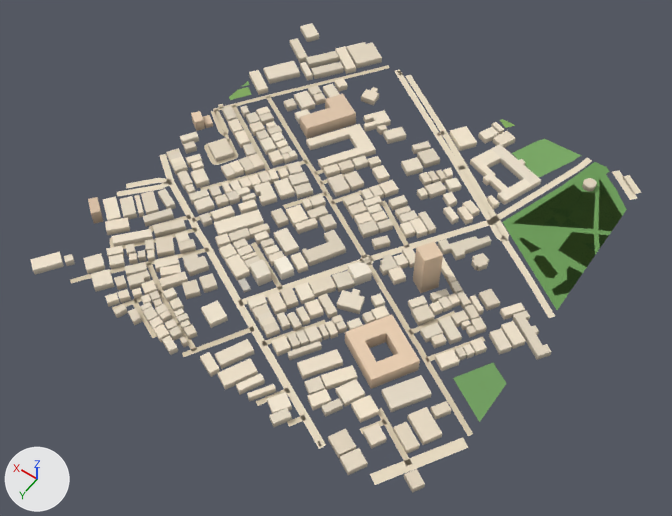
Renders of the glTF model public/assets/bengaluru-region-v1/tiles/t4_3-l1.glb from each side of a commit.
The view is the same before and after, from a camera (50 mm lens) standing at (1860.0, 2327.0, 823.0) and looking at (2238.0, 1799.0, -7.0). Every picture has the same lights, and +X, +Y and +Z are marked at lower left. The first picture is the older version. Vertices at exactly the same position are counted once.

The scene before the commit, as lines of its bpy script (objects in view):
```python
me_building = bpy.data.meshes.new('building')
me_building.from_pydata(...)  # 2652 vertices, 3407 faces; spans x -20.0..509.0, y -21.0..516.0, z 0.0..57.0
me_building.materials.append(mat_building)
me_ground = bpy.data.meshes.new('ground')
me_ground.from_pydata(...)  # 744 vertices, 640 faces; spans x -5.0..503.0, y -4.0..504.0, z 1.0
me_ground.materials.append(mat_ground)
ob_building = bpy.data.objects.new('building', me_building)
ob_building.location = (2000.0, 1500.0, 0.0)
ob_ground = bpy.data.objects.new('ground', me_ground)
ob_ground.location = (2000.0, 1500.0, 0.0)
```
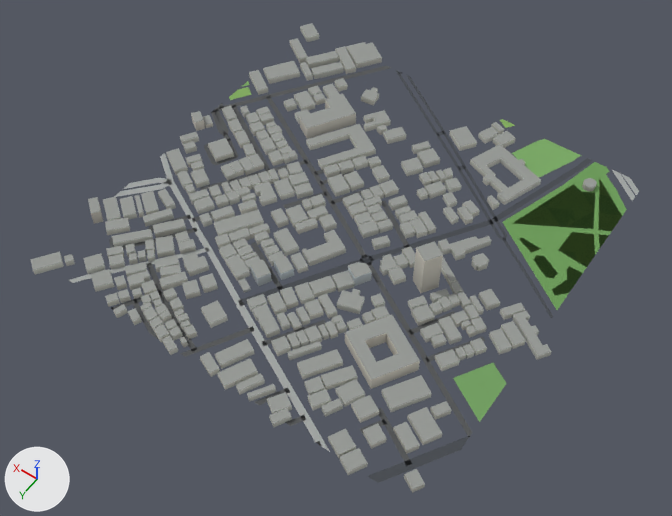
What the commit changed:
me_building is used by ob_building; location (2000.0, 1500.0, 0.0).
me_building had 2652 vertices, 3407 faces and spanned x -20.0..509.0, y -21.0..516.0, z 0.0..57.0.
me_building now has 2652 vertices, 4130 faces and spans x -20.0..509.0, y -21.0..516.0, z 0.0..57.0.
me_building part 1: 3407 kept faces spanning x -20.0..509.0, y -21.0..516.0, z 0.0..57.0 get new vertex colours.
me_ground is used by ob_ground; location (2000.0, 1500.0, 0.0).
me_ground had 744 vertices, 640 faces and spanned x -5.0..503.0, y -4.0..504.0, z 1.0.
me_ground now has 769 vertices, 663 faces and spans x 0.0..500.0, y 0.0..500.0, z 1.0.
me_ground part 2: the loose piece of 34 vertices spanning x 93.0..354.0, y -3.0..176.0, z 1.0 is rebuilt with 34 vertices and now spans x 93.0..355.0, y 0.0..174.0, z 1.0.
me_ground part 3: the loose piece of 24 vertices spanning x 90.0..337.0, y -3.0..174.0, z 1.0 is rebuilt with 26 vertices and now spans x 91.0..338.0, y 0.0..173.0, z 1.0.
me_ground part 4: the loose piece of 12 vertices spanning x -2.0..96.0, y 169.0..239.0, z 1.0 is rebuilt with 14 vertices and now spans x 0.0..94.0, y 171.0..238.0, z 1.0.
me_ground part 5: the loose piece of 10 vertices spanning x -5.0..57.0, y 412.0..503.0, z 1.0 is rebuilt with 14 vertices and now spans x 0.0..58.0, y 406.0..500.0, z 1.0.
me_ground part 6: the loose piece of 6 vertices spanning x -3.0..40.0, y -4.0..33.0, z 1.0 is rebuilt with 8 vertices and now spans x 0.0..43.0, y 0.0..34.0, z 1.0.
me_ground part 7: the loose piece of 6 vertices spanning x -3.0..27.0, y -4.0..22.0, z 1.0 is rebuilt with 8 vertices and now spans x 0.0..30.0, y 0.0..23.0, z 1.0.
me_ground part 8: 25 vertices moved from x 108.0..498.0, y -2.0..504.0, z 1.0 to x 101.0..500.0, y 0.0..500.0, z 1.0; 35 vertices removed from x 112.0..503.0, y 189.0..502.0, z 1.0; 48 vertices added at x 111.0..500.0, y 183.0..500.0, z 1.0.
me_ground part 9: 1 vertex moved within x 200.0, y 286.0, z 1.0; 3 vertices removed from x 186.0..206.0, y 266.0..286.0, z 1.0; 3 vertices added at x 187.0..206.0, y 266.0..286.0, z 1.0.
me_ground part 10: 4 vertices removed from x -2.0..32.0, y 386.0..409.0, z 1.0; 4 vertices added at x 0.0..30.0, y 387.0..410.0, z 1.0.
me_ground part 11: 346 kept faces spanning x 30.0..500.0, y 0.0..500.0, z 1.0 get new vertex colours; the middle colour goes from beige #d7c9ae to dark grey #535556.
Other edits to the shape of me_ground do not show in these pictures.

Pixel boxes [x1, y1, x2, y2] of what changed, in the pictures (672 x 516 px; the box of a moved part takes in the faces that stretch with it):
'ground', reshaped
    before: [70, 65, 642, 485]
    after: [69, 65, 639, 483]
part 1 of me_building, recoloured (darker)
    both: [30, 23, 597, 492]
part 2 of me_ground, rebuilt
    before: [394, 70, 506, 241]
    after: [395, 70, 504, 240]
part 3 of me_ground, rebuilt
    before: [405, 75, 509, 241]
    after: [406, 75, 507, 240]
part 4 of me_ground, rebuilt
    before: [502, 239, 555, 318]
    after: [503, 240, 553, 318]
part 5 of me_ground, rebuilt
    before: [370, 437, 469, 485]
    after: [368, 436, 469, 483]
part 6 of me_ground, rebuilt (8% narrower)
    before: [612, 170, 637, 200]
    after: [612, 170, 635, 201]
part 7 of me_ground, rebuilt (14% narrower, 10% taller)
    before: [622, 175, 642, 194]
    after: [622, 174, 639, 195]
part 8 of me_ground, moved or reshaped
    before: [70, 65, 390, 449]
    after: [69, 65, 391, 452]
part 9 of me_ground, moved or reshaped
    before: [366, 250, 402, 288]
    after: [367, 250, 402, 288]
part 10 of me_ground, moved or reshaped
    before: [434, 377, 473, 436]
    after: [434, 377, 472, 437]
part 11 of me_ground, recoloured
    both: [78, 66, 592, 466]
